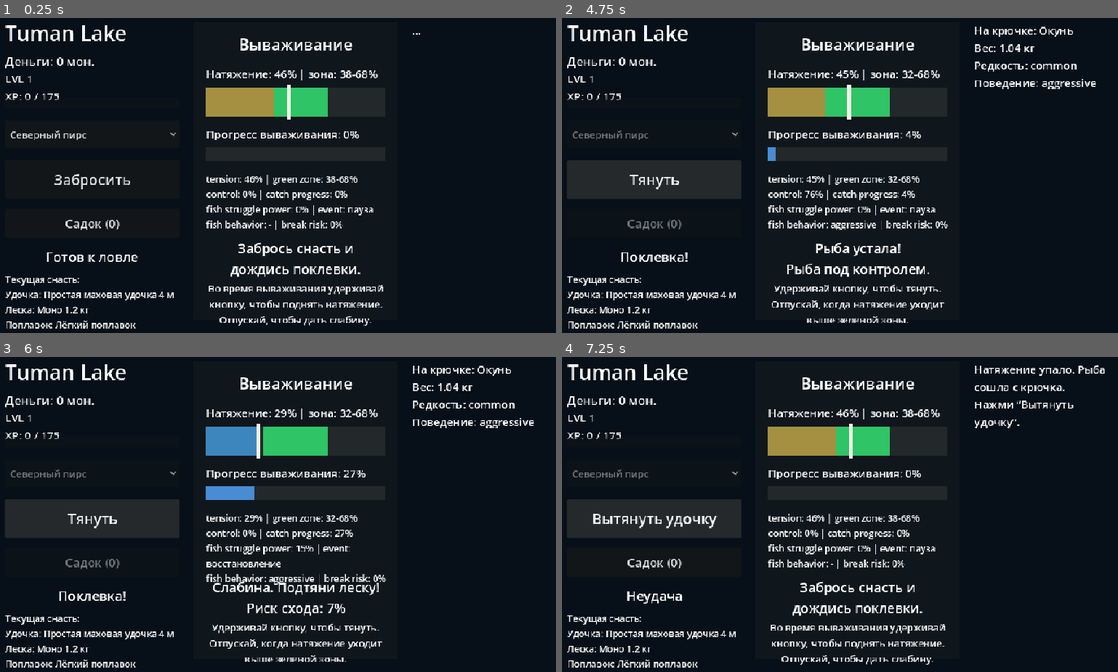
Above: before the commit, frames 1-4 (two rows, left to right).
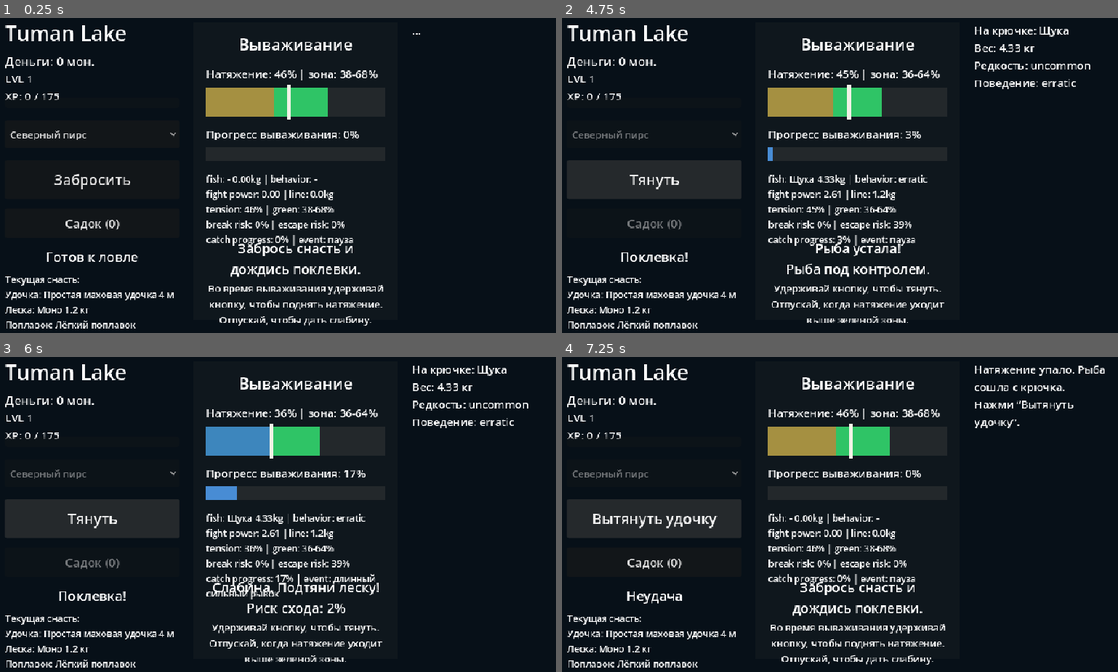
Above: after the commit, the same moments.

Repository: GaggerStudioIL/TumanLake
Game: Godot game, scene res://scenes/main/Main.tscn
Two runs of this game, one before a commit and one after it. Both use one fixed random seed, a clock stepped at 60 frames per second and the inputs below.
Inputs:
- Up to frame 1 (0.25 s): no input
- Up to frame 2 (4.75 s): click "Забросить" at 0.5 s; tap Enter at 1.25, 3.5 s; tap Space at 2, 4.25 s
- Up to frame 3 (6 s): click "Тянуть" at 5 s; click "Тянуть" at 5.75 s
- Up to frame 4 (7.25 s): click "Тянуть" at 6.5 s

The runs differ from the first frame. In frame 1, 1.9% of the frame differs, in the area x 36-68%, y 49-73%; in frame 2, 2.8%; in frame 3, 3.3%, in the area x 36-97%, y 2-82%; in frame 4, 1.9%.

Commit message:
Deepen fish and tackle gameplay

Diff:
--- a/scripts/data/FishDatabase.gd
+++ b/scripts/data/FishDatabase.gd
@@ -6,6 +6,11 @@
 		"name": "Плотва",
 		"rarity": "common",
 		"behavior": "calm",
+		"behavior_type": "calm",
+		"base_fight_power": 0.55,
+		"stamina": 0.75,
+		"escape_risk": 0.18,
+		"weight_difficulty_multiplier": 0.65,
 		"base_xp": 5,
 		"min_weight": 0.1,
 		"max_weight": 0.8,
@@ -18,6 +23,11 @@
 		"name": "Окунь",
 		"rarity": "common",
 		"behavior": "aggressive",
+		"behavior_type": "aggressive",
+		"base_fight_power": 1.05,
+		"stamina": 0.95,
+		"escape_risk": 0.28,
+		"weight_difficulty_multiplier": 0.90,
 		"base_xp": 10,
 		"min_weight": 0.2,
 		"max_weight": 1.2,
@@ -30,6 +40,11 @@
 		"name": "Карась",
 		"rarity": "common",
 		"behavior": "heavy",
+		"behavior_type": "heavy",
+		"base_fight_power": 0.85,
+		"stamina": 1.15,
+		"escape_risk": 0.18,
+		"weight_difficulty_multiplier": 0.85,
 		"base_xp": 8,
 		"min_weight": 0.2,
 		"max_weight": 1.5,
@@ -41,7 +56,12 @@
 		"id": "rudd",
 		"name": "Краснопёрка",
 		"rarity": "common",
-		"behavior": "calm",
+		"behavior": "erratic",
+		"behavior_type": "erratic",
+		"base_fight_power": 0.72,
+		"stamina": 0.80,
+		"escape_risk": 0.32,
+		"weight_difficulty_multiplier": 0.75,
 		"base_xp": 6,
 		"min_weight": 0.1,
 		"max_weight": 0.7,
@@ -54,6 +74,11 @@
 		"name": "Линь",
 		"rarity": "uncommon",
 		"behavior": "heavy",
+		"behavior_type": "heavy",
+		"base_fight_power": 1.05,
+		"stamina": 1.35,
+		"escape_risk": 0.20,
+		"weight_difficulty_multiplier": 1.00,
 		"base_xp": 16,
 		"min_weight": 0.5,
 		"max_weight": 2.5,
@@ -66,6 +91,11 @@
 		"name": "Щука",
 		"rarity": "uncommon",
 		"behavior": "erratic",
+		"behavior_type": "erratic",
+		"base_fight_power": 1.35,
+		"stamina": 1.25,
+		"escape_risk": 0.30,
+		"weight_difficulty_multiplier": 1.20,
 		"base_xp": 22,
 		"min_weight": 0.8,
 		"max_weight": 5.0,
@@ -78,6 +108,11 @@
 		"name": "Лещ",
 		"rarity": "uncommon",
 		"behavior": "heavy",
+		"behavior_type": "heavy",
+		"base_fight_power": 1.12,
+		"stamina": 1.40,
+		"escape_risk": 0.16,
+		"weight_difficulty_multiplier": 1.10,
 		"base_xp": 18,
 		"min_weight": 0.7,
 		"max_weight": 4.0,
@@ -90,6 +125,11 @@
 		"name": "Сом",
 		"rarity": "rare",
 		"behavior": "heavy",
+		"behavior_type": "heavy",
+		"base_fight_power": 1.65,
+		"stamina": 1.80,
+		"escape_risk": 0.14,
+		"weight_difficulty_multiplier": 1.45,
 		"base_xp": 45,
 		"min_weight": 3.0,
 		"max_weight": 18.0,
@@ -102,6 +142,11 @@
 		"name": "Угорь",
 		"rarity": "rare",
 		"behavior": "erratic",
+		"behavior_type": "erratic",
+		"base_fight_power": 1.15,
+		"stamina": 0.90,
+		"escape_risk": 0.45,
+		"weight_difficulty_multiplier": 1.00,
 		"base_xp": 34,
 		"min_weight": 0.4,
 		"max_weight": 2.2,
@@ -114,6 +159,11 @@
 		"name": "Судак",
 		"rarity": "rare",
 		"behavior": "aggressive",
+		"behavior_type": "aggressive",
+		"base_fight_power": 1.40,
+		"stamina": 1.20,
+		"escape_risk": 0.34,
+		"weight_difficulty_multiplier": 1.20,
 		"base_xp": 38,
 		"min_weight": 1.0,
 		"max_weight": 6.0,
@@ -126,6 +176,11 @@
 		"name": "Туманный карп",
 		"rarity": "legendary",
 		"behavior": "erratic",
+		"behavior_type": "erratic",
+		"base_fight_power": 1.75,
+		"stamina": 1.90,
+		"escape_risk": 0.38,
+		"weight_difficulty_multiplier": 1.55,
 		"base_xp": 95,
 		"min_weight": 4.0,
 		"max_weight": 20.0,
@@ -138,6 +193,11 @@
 		"name": "Лунный сом",
 		"rarity": "legendary",
 		"behavior": "heavy",
+		"behavior_type": "heavy",
+		"base_fight_power": 2.00,
+		"stamina": 2.20,
+		"escape_risk": 0.20,
+		"weight_difficulty_multiplier": 1.70,
 		"base_xp": 120,
 		"min_weight": 8.0,
 		"max_weight": 30.0,
@@ -181,7 +241,12 @@
 		"id": fish["id"],
 		"name": fish["name"],
 		"rarity": fish["rarity"],
-		"behavior": fish.get("behavior", "calm"),
+		"behavior": fish.get("behavior_type", fish.get("behavior", "calm")),
+		"behavior_type": fish.get("behavior_type", fish.get("behavior", "calm")),
+		"base_fight_power": fish.get("base_fight_power", 1.0),
+		"stamina": fish.get("stamina", 1.0),
+		"escape_risk": fish.get("escape_risk", 0.25),
+		"weight_difficulty_multiplier": fish.get("weight_difficulty_multiplier", 1.0),
 		"base_xp": fish.get("base_xp", 5),
 		"weight": weight,
 		"price": price,
--- a/scripts/data/PlayerData.gd
+++ b/scripts/data/PlayerData.gd
@@ -40,6 +40,11 @@
 		"name": "Червь",
 		"bait_type": "worm",
 		"fish_attraction": 0.14,
+		"fish_attraction_by_id": {
+			"roach": 0.28,
+			"perch": 0.22,
+			"crucian": 0.24
+		},
 		"allowed_rarities": ["common", "uncommon", "rare"]
 	}
 }
@@ -112,6 +117,11 @@
 			"name": "Червь",
 			"bait_type": "worm",
 			"fish_attraction": 0.14,
+			"fish_attraction_by_id": {
+				"roach": 0.28,
+				"perch": 0.22,
+				"crucian": 0.24
+			},
 			"allowed_rarities": ["common", "uncommon", "rare"]
 		}
 	}
@@ -153,6 +163,7 @@
 		"fish_escape_modifier": float(hook.get("fish_escape_modifier", 1.0)),
 		"bait_type": str(bait.get("bait_type", "worm")),
 		"fish_attraction": float(bait.get("fish_attraction", 0.0)),
+		"fish_attraction_by_id": bait.get("fish_attraction_by_id", {}),
 		"allowed_rarities": bait.get("allowed_rarities", [])
 	}
 
--- a/scripts/managers/FishingManager.gd
+++ b/scripts/managers/FishingManager.gd
@@ -22,6 +22,12 @@
 var _green_max: float = 0.68
 var _difficulty: float = 1.0
 var _tackle_stats: Dictionary = {}
+var _fight_power: float = 1.0
+var _fish_stamina: float = 1.0
+var _escape_risk: float = 0.25
+var _weight_difficulty: float = 1.0
+var _line_pressure: float = 1.0
+var _weight_ratio: float = 0.0
 var _fish_force: float = 0.0
 var _target_fish_force: float = 0.0
 var _struggle_power: float = 0.0
@@ -62,9 +68,10 @@
 	is_reeling = false
 	_reel_input_active = false
 	_tackle_stats = PlayerData.get_tackle_stats()
+	var bait_bonus: float = _get_best_bait_bonus(spot["available_fish"])
 
 	var bite_speed: float = clamp(
-		1.0 + float(_tackle_stats.get("bite_detection_bonus", 0.0)) + float(_tackle_stats.get("fish_attraction", 0.0)) - float(_tackle_stats.get("visibility_penalty", 0.0)),
+		1.0 + float(_tackle_stats.get("bite_detection_bonus", 0.0)) + float(_tackle_stats.get("fish_attraction", 0.0)) + bait_bonus * 0.35 - float(_tackle_stats.get("visibility_penalty", 0.0)),
 		0.65,
 		1.45
 	)
@@ -77,7 +84,7 @@
 
 	var available_fish: Array = _get_tackle_available_fish(spot["available_fish"])
 	var bite_chance: float = clamp(
-		0.72 + float(_tackle_stats.get("bite_detection_bonus", 0.0)) + float(_tackle_stats.get("fish_attraction", 0.0)) + float(_tackle_stats.get("hook_success_bonus", 0.0)) - float(_tackle_stats.get("visibility_penalty", 0.0)),
+		0.64 + float(_tackle_stats.get("bite_detection_bonus", 0.0)) + float(_tackle_stats.get("fish_attraction", 0.0)) + bait_bonus + float(_tackle_stats.get("hook_success_bonus", 0.0)) - float(_tackle_stats.get("visibility_penalty", 0.0)),
 		0.30,
 		0.98
 	)
@@ -87,7 +94,7 @@
 		fishing_failed.emit("Поклёвки не было. Попробуй другой темп или наживку.")
 		return
 
-	var fish_id: String = FishDatabase.get_random_fish_id(
+	var fish_id: String = _get_random_tackle_fish_id(
 		available_fish,
 		spot["rare_chance_modifier"]
 	)
@@ -123,6 +130,48 @@
 
 	return filtered_fish
 
+func _get_best_bait_bonus(spot_fish: Array) -> float:
+	var attraction_by_id: Dictionary = _tackle_stats.get("fish_attraction_by_id", {})
+	var best_bonus: float = 0.0
+
+	for fish_id in spot_fish:
+		best_bonus = max(best_bonus, float(attraction_by_id.get(str(fish_id), 0.0)))
+
+	return best_bonus
+
+func _get_random_tackle_fish_id(available_fish: Array, rare_chance_modifier: float) -> String:
+	var weighted_list: Array = []
+	var attraction_by_id: Dictionary = _tackle_stats.get("fish_attraction_by_id", {})
+	var general_attraction: float = float(_tackle_stats.get("fish_attraction", 0.0))
+
+	for fish_id in available_fish:
+		var fish: Dictionary = FishDatabase.get_fish(str(fish_id))
+		if fish.is_empty():
+			continue
+
+		var rarity: String = str(fish["rarity"])
+		var weight := 10
+
+		if rarity == "common":
+			weight = 70
+		elif rarity == "uncommon":
+			weight = 25
+		elif rarity == "rare":
+			weight = int(7 * rare_chance_modifier)
+		elif rarity == "legendary":
+			weight = int(1 * rare_chance_modifier)
+
+		var bait_multiplier: float = 1.0 + general_attraction + float(attraction_by_id.get(str(fish_id), 0.0))
+		var final_weight: int = max(roundi(float(weight) * bait_multiplier), 1)
+
+		for i in final_weight:
+			weighted_list.append(fish_id)
+
+	if weighted_list.is_empty():
+		return FishDatabase.get_random_fish_id(available_fish, rare_chance_modifier)
+
+	return str(weighted_list.pick_random())
+
 func set_reel_input(active: bool) -> void:
 	_reel_input_active = active and is_reeling
 
@@ -150,20 +199,38 @@
 
 	var fish: Dictionary = FishDatabase.get_fish(str(catch_data["id"]))
 	var rarity: String = str(catch_data.get("rarity", "common"))
-	_current_behavior = str(catch_data.get("behavior", fish.get("behavior", "calm")))
+	_current_behavior = str(catch_data.get("behavior_type", catch_data.get("behavior", fish.get("behavior_type", fish.get("behavior", "calm")))))
 
 	var tuning: Dictionary = _get_behavior_tuning(_current_behavior)
 	var rarity_factor: float = _get_rarity_factor(rarity)
 	var min_weight: float = float(fish.get("min_weight", catch_data["weight"]))
 	var max_weight: float = float(fish.get("max_weight", catch_data["weight"]))
 	var weight_span: float = max(max_weight - min_weight, 0.01)
-	var weight_ratio: float = clamp((float(catch_data["weight"]) - min_weight) / weight_span, 0.0, 1.0)
+	_weight_ratio = clamp((float(catch_data["weight"]) - min_weight) / weight_span, 0.0, 1.0)
 	var catch_weight: float = float(catch_data.get("weight", 0.0))
 	var rod_capacity_ratio: float = catch_weight / max(float(_tackle_stats.get("max_fish_weight", 1.0)), 0.1)
 	var line_capacity_ratio: float = catch_weight / max(float(_tackle_stats.get("line_strength", 1.0)), 0.1)
 	var overload_penalty: float = max(max(rod_capacity_ratio - 1.0, 0.0), max(line_capacity_ratio - 1.0, 0.0) * 0.42)
-
-	_difficulty = clamp(rarity_factor + weight_ratio * 0.55 + overload_penalty * 0.25, 0.85, 2.85)
+	var base_fight_power: float = float(catch_data.get("base_fight_power", fish.get("base_fight_power", 1.0)))
+	_fish_stamina = float(catch_data.get("stamina", fish.get("stamina", 1.0)))
+	_weight_difficulty = float(catch_data.get("weight_difficulty_multiplier", fish.get("weight_difficulty_multiplier", 1.0)))
+	_line_pressure = line_capacity_ratio
+	_fight_power = clamp(
+		base_fight_power
+		* (1.0 + _weight_ratio * _weight_difficulty)
+		* max(1.0 - float(_tackle_stats.get("control_bonus", 0.0)) * 0.25 - float(_tackle_stats.get("stability", 0.0)) * 0.18, 0.68),
+		0.35,
+		4.0
+	)
+	_escape_risk = clamp(
+		(float(catch_data.get("escape_risk", fish.get("escape_risk", 0.25))) + _weight_ratio * 0.16 * _weight_difficulty)
+		* float(_tackle_stats.get("fish_escape_modifier", 1.0))
+		/ (1.0 + float(_tackle_stats.get("hook_success_bonus", 0.0))),
+		0.05,
+		0.85
+	)
+
+	_difficulty = clamp(rarity_factor + _weight_ratio * _weight_difficulty * 0.55 + (base_fight_power - 1.0) * 0.28 + overload_penalty * 0.30, 0.75, 3.15)
 	_catch_progress = 0.0
 	_control_value = 0.0
 	_fish_force = 0.0
@@ -185,7 +252,7 @@
 		(0.36 - (_difficulty - 1.0) * 0.075)
 		* float(tuning["green_width"])
 		* (1.0 + float(_tackle_stats.get("control_bonus", 0.0)) + float(_tackle_stats.get("stability", 0.0))),
-		0.16,
+		0.14,
 		0.38
 	)
 	var green_center: float = clamp(0.54 + randf_range(-0.045, 0.045), 0.43, 0.63)
@@ -196,11 +263,13 @@
 	var break_safety: float = float(_tackle_stats.get("break_resistance", 1.0)) * float(_tackle_stats.get("durability", 1.0))
 	var escape_safety: float = (1.0 / max(float(_tackle_stats.get("fish_escape_modifier", 1.0)), 0.2)) + float(_tackle_stats.get("hook_success_bonus", 0.0))
 	_high_fail_limit = clamp((1.30 * break_safety) / (_difficulty * float(tuning["danger"]) * (1.0 + overload_penalty * 0.45)), 0.42, 1.55)
-	_low_fail_limit = clamp((1.52 * escape_safety) / (_difficulty * float(tuning["danger"])), 0.62, 1.85)
+	_low_fail_limit = clamp((1.52 * escape_safety) / (_difficulty * float(tuning["danger"]) * (1.0 + _escape_risk)), 0.52, 1.85)
 	_target_progress_time = clamp(
-		(4.9 + _difficulty * 1.85) * float(tuning["progress_time"]) / (1.0 + float(_tackle_stats.get("control_bonus", 0.0)) + float(_tackle_stats.get("hook_success_bonus", 0.0))),
+		(4.2 + _fish_stamina * 2.25 + _difficulty * 1.15 + _weight_ratio * _weight_difficulty * 1.25)
+		* float(tuning["progress_time"])
+		/ (1.0 + float(_tackle_stats.get("control_bonus", 0.0)) + float(_tackle_stats.get("hook_success_bonus", 0.0))),
 		5.5,
-		12.5
+		14.0
 	)
 
 	reeling_started.emit(_current_catch, _get_reeling_state())
@@ -231,7 +300,11 @@
 
 func _start_struggle_event(event_name: String) -> void:
 	var tuning: Dictionary = _get_behavior_tuning(_current_behavior)
-	var power_scale: float = float(tuning["power"]) * _difficulty
+	var tackle_cushion: float = max(
+		1.0 - float(_tackle_stats.get("control_bonus", 0.0)) * 0.18 - float(_tackle_stats.get("stability", 0.0)) * 0.22,
+		0.68
+	)
+	var power_scale: float = float(tuning["power"]) * _difficulty * _fight_power * tackle_cushion
 	var event_power: float = 0.0
 	var duration: float = 0.0
 	var label: String = ""
@@ -322,7 +395,7 @@
 			min_interval = 1.35
 			max_interval = 2.95
 
-	var interval: float = randf_range(min_interval, max_interval) / max(_difficulty * frequency, 0.1)
+	var interval: float = randf_range(min_interval, max_interval) / max(_difficulty * frequency * clamp(_fight_power, 0.65, 2.2), 0.1)
 	return clamp(interval, 0.26, 3.1)
 
 func _update_tension(delta: float) -> void:
@@ -331,7 +404,7 @@
 	var player_response: float = PLAYER_FORCE_RESPONSE * float(tuning["player_response"])
 	_player_force = lerp(_player_force, player_target, clamp(delta * player_response, 0.0, 1.0))
 
-	var drag: float = BASE_FISH_DRAG * _difficulty
+	var drag: float = BASE_FISH_DRAG * _difficulty * clamp(_fight_power, 0.65, 2.5)
 	var damping: float = TENSION_DAMPING * float(tuning["damping"])
 	var acceleration: float = _player_force + _fish_force + drag - _tension_velocity * damping
 
@@ -371,7 +444,8 @@
 		if _tension > _green_max:
 			near_zone_factor = clamp((_tension - _green_max) / near_margin, 0.0, 1.0)
 			outside_distance = inverse_lerp(_green_max, 1.0, _tension)
-			_high_danger_time += delta * lerp(0.42, 2.18, outside_distance)
+			var break_pressure: float = max(_line_pressure, 0.70) / max(float(_tackle_stats.get("break_resistance", 1.0)) * float(_tackle_stats.get("durability", 1.0)), 0.1)
+			_high_danger_time += delta * lerp(0.42, 2.18, outside_distance) * clamp(break_pressure, 0.75, 2.4)
 			_low_danger_time = max(_low_danger_time - delta, 0.0)
 
 			if outside_distance > 0.72 or _critical_break_risk > 0.45:
@@ -381,7 +455,7 @@
 		elif _tension < _green_min:
 			near_zone_factor = clamp((_green_min - _tension) / near_margin, 0.0, 1.0)
 			outside_distance = inverse_lerp(_green_min, 0.0, _tension)
-			_low_danger_time += delta * lerp(0.42, 1.96, outside_distance)
+			_low_danger_time += delta * lerp(0.42, 1.96, outside_distance) * (1.0 + _escape_risk)
 			_high_danger_time = max(_high_danger_time - delta, 0.0)
 			_feedback_message = "Слабина. Подтяни леску!"
 
@@ -536,6 +610,8 @@
 		tension_status = "low"
 
 	return {
+		"fish_name": str(_current_catch.get("name", "-")),
+		"fish_weight": float(_current_catch.get("weight", 0.0)),
 		"tension": _tension,
 		"green_min": _green_min,
 		"green_max": _green_max,
@@ -548,7 +624,11 @@
 		"struggle_event": _struggle_label,
 		"feedback_message": _feedback_message,
 		"behavior": _current_behavior,
+		"fight_power": _fight_power,
+		"line_strength": float(_tackle_stats.get("line_strength", 0.0)),
 		"critical_break_risk": _critical_break_risk,
+		"break_risk": _critical_break_risk,
+		"escape_risk": _escape_risk,
 		"input_active": _reel_input_active,
 		"status": tension_status,
 		"high_danger": clamp(_high_danger_time / _high_fail_limit, 0.0, 1.0),
--- a/scripts/ui/Main.gd
+++ b/scripts/ui/Main.gd
@@ -41,6 +41,8 @@
 var _fishing_ui_state: int = FishingUiState.IDLE
 
 var _last_reeling_state := {
+	"fish_name": "-",
+	"fish_weight": 0.0,
 	"tension": 0.46,
 	"green_min": 0.38,
 	"green_max": 0.68,
@@ -53,7 +55,11 @@
 	"struggle_event": "пауза",
 	"feedback_message": "Держи зеленую зону.",
 	"behavior": "-",
+	"fight_power": 0.0,
+	"line_strength": 0.0,
 	"critical_break_risk": 0.0,
+	"break_risk": 0.0,
+	"escape_risk": 0.0,
 	"input_active": false,
 	"status": "green",
 	"high_danger": 0.0,
@@ -310,6 +316,8 @@
 
 func _reset_reeling_ui() -> void:
 	_last_reeling_state = {
+		"fish_name": "-",
+		"fish_weight": 0.0,
 		"tension": 0.46,
 		"green_min": 0.38,
 		"green_max": 0.68,
@@ -322,7 +330,11 @@
 		"struggle_event": "пауза",
 		"feedback_message": "Держи зеленую зону.",
 		"behavior": "-",
+		"fight_power": 0.0,
+		"line_strength": 0.0,
 		"critical_break_risk": 0.0,
+		"break_risk": 0.0,
+		"escape_risk": 0.0,
 		"input_active": false,
 		"status": "green",
 		"high_danger": 0.0,
@@ -340,9 +352,11 @@
 	var green_max: float = clamp(float(state.get("green_max", 0.68)), green_min, 1.0)
 	var progress: float = clamp(float(state.get("progress", 0.0)), 0.0, 1.0)
 	var catch_progress: float = clamp(float(state.get("catch_progress", progress)), 0.0, 1.0)
-	var control: float = clamp(float(state.get("control", 0.0)), 0.0, 1.0)
-	var struggle_power: float = clamp(float(state.get("struggle_power", 0.0)), 0.0, 2.0)
-	var critical_break_risk: float = clamp(float(state.get("critical_break_risk", 0.0)), 0.0, 1.0)
+	var critical_break_risk: float = clamp(float(state.get("break_risk", state.get("critical_break_risk", 0.0))), 0.0, 1.0)
+	var escape_risk: float = clamp(float(state.get("escape_risk", 0.0)), 0.0, 1.0)
+	var fight_power: float = max(float(state.get("fight_power", 0.0)), 0.0)
+	var line_strength: float = max(float(state.get("line_strength", 0.0)), 0.0)
+	var fish_weight: float = max(float(state.get("fish_weight", 0.0)), 0.0)
 	var high_danger: float = clamp(float(state.get("high_danger", 0.0)), 0.0, 1.0)
 	var low_danger: float = clamp(float(state.get("low_danger", 0.0)), 0.0, 1.0)
 	var track_width = max(tension_track.size.x, 1.0)
@@ -350,6 +364,7 @@
 	var progress_width = max(progress_track.size.x, 1.0)
 	var status := str(state.get("status", "green"))
 	var behavior := str(state.get("behavior", "-"))
+	var fish_name := str(state.get("fish_name", "-"))
 	var struggle_event := str(state.get("struggle_event", "пауза"))
 	var feedback_message := str(state.get("feedback_message", "Держи зеленую зону."))
 
@@ -372,16 +387,19 @@
 		roundi(green_max * 100.0)
 	]
 	progress_label.text = "Прогресс вываживания: %d%%" % roundi(catch_progress * 100.0)
-	debug_label.text = "tension: %d%% | green zone: %d-%d%%\ncontrol: %d%% | catch progress: %d%%\nfish struggle power: %d%% | event: %s\nfish behavior: %s | break risk: %d%%" % [
+	debug_label.text = "fish: %s %.2fkg | behavior: %s\nfight power: %.2f | line: %.1fkg\ntension: %d%% | green: %d-%d%%\nbreak risk: %d%% | escape risk: %d%%\ncatch progress: %d%% | event: %s" % [
+		fish_name,
+		fish_weight,
+		behavior,
+		fight_power,
+		line_strength,
 		roundi(tension * 100.0),
 		roundi(green_min * 100.0),
 		roundi(green_max * 100.0),
-		roundi(control * 100.0),
+		roundi(critical_break_risk * 100.0),
+		roundi(escape_risk * 100.0),
 		roundi(catch_progress * 100.0),
-		roundi(struggle_power * 100.0),
-		struggle_event,
-		behavior,
-		roundi(critical_break_risk * 100.0)
+		struggle_event
 	]
 
 	match status:
